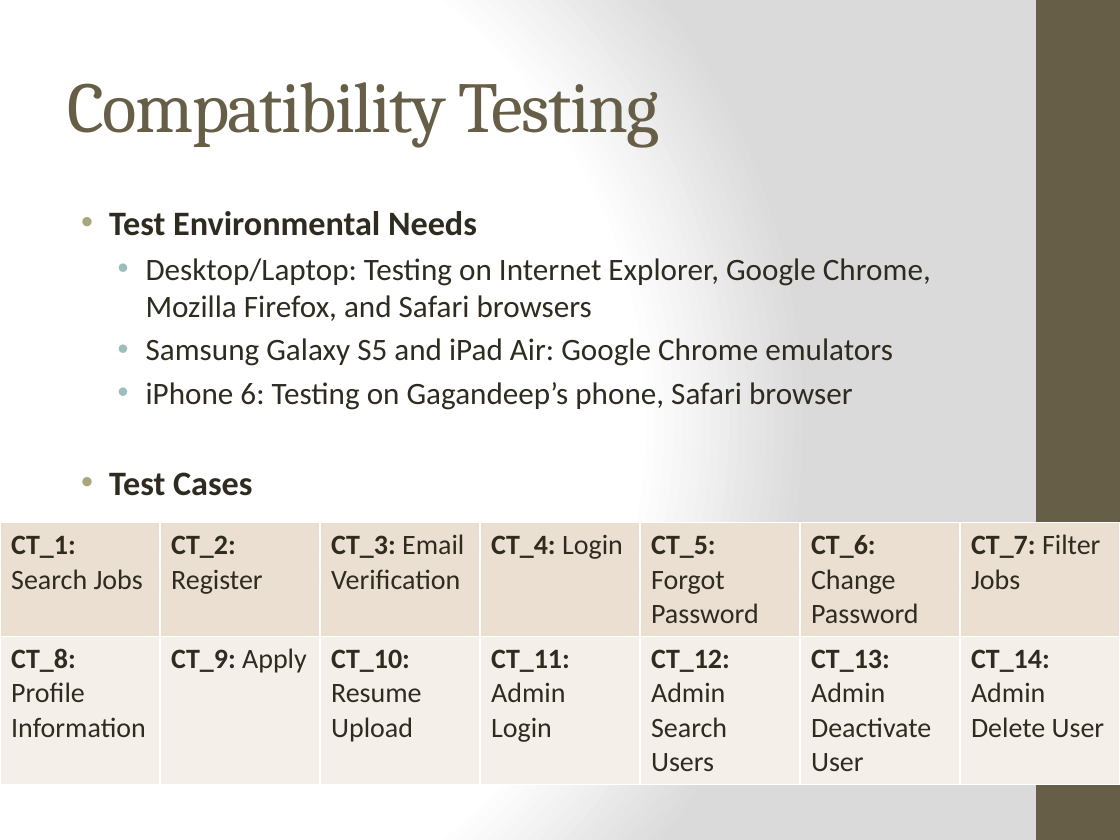
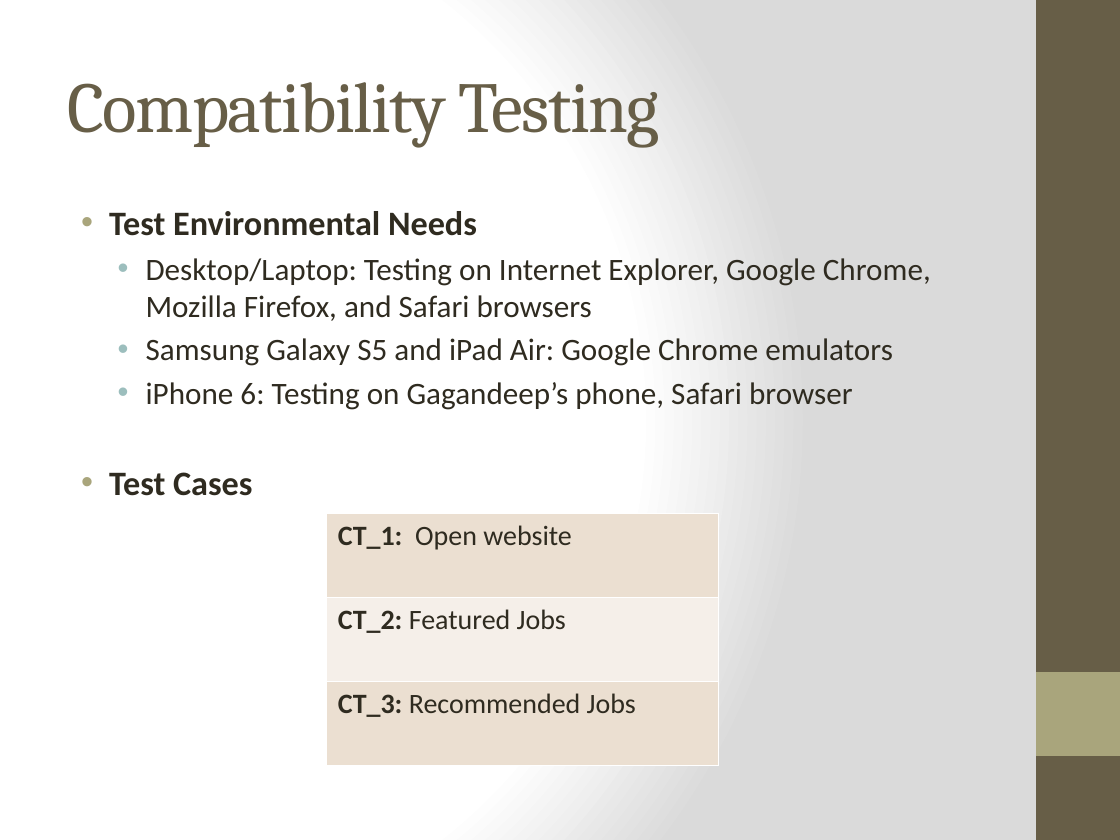
Before and after one commit to WesleyTrescott/MVC-Capstone, a slide deck: slide 10 of Test plan/Computech Corporation - Test Plan.pptx. Drawn at 1120x840 pixels with LibreOffice and Linux fonts; fonts in the diff are those of the drawing. Boxes give left, top, right and bottom in pixels: in the first picture for what was removed or moved away, otherwise in the second. Text is boxed around its words. In the diff, an @@ line names an element or a change of style, - is before the commit and + after.

```diff
--- a/Test plan/Computech Corporation - Test Plan.pptx
+++ b/Test plan/Computech Corporation - Test Plan.pptx
@@ table at [327, 513, 719, 765] @@
-CT_1: Search Jobs | CT_2: Register | CT_3: Email Verification | CT_4: Login | CT_5: Forgot Password | CT_6: Change Password | CT_7: Filter Jobs
-CT_8: Profile Information | CT_9: Apply | CT_10: Resume Upload | CT_11: Admin Login | CT_12: Admin Search Users | CT_13: Admin Deactivate User | CT_14: Admin Delete User
+CT_1: Open website
+CT_2: Featured Jobs
+CT_3: Recommended Jobs
@@ table: place and size @@
-table at [0, 523, 1120, 781]
+table at [327, 513, 719, 765]
```
Also in this commit, not shown: 4 other slides changed, 8 other files.
